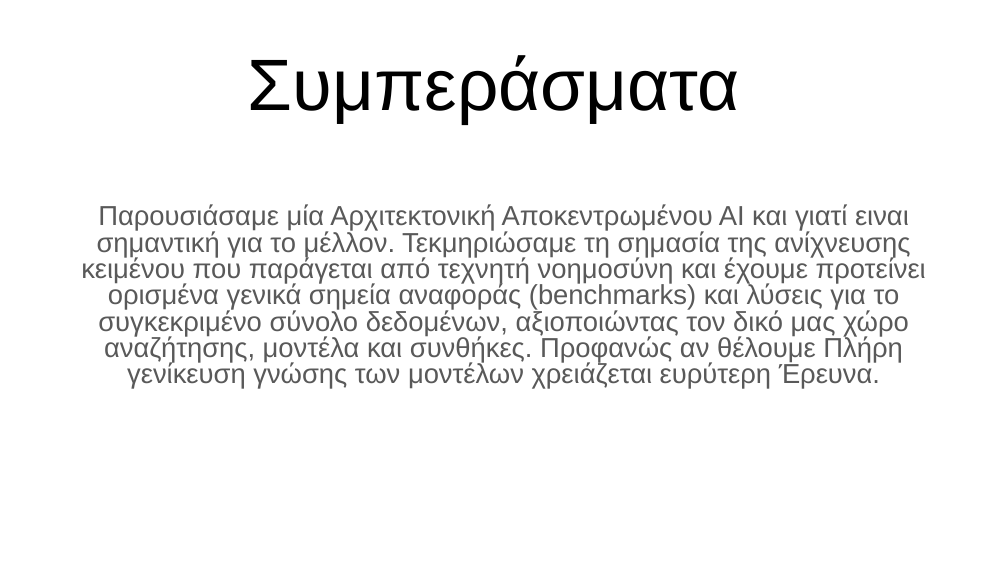
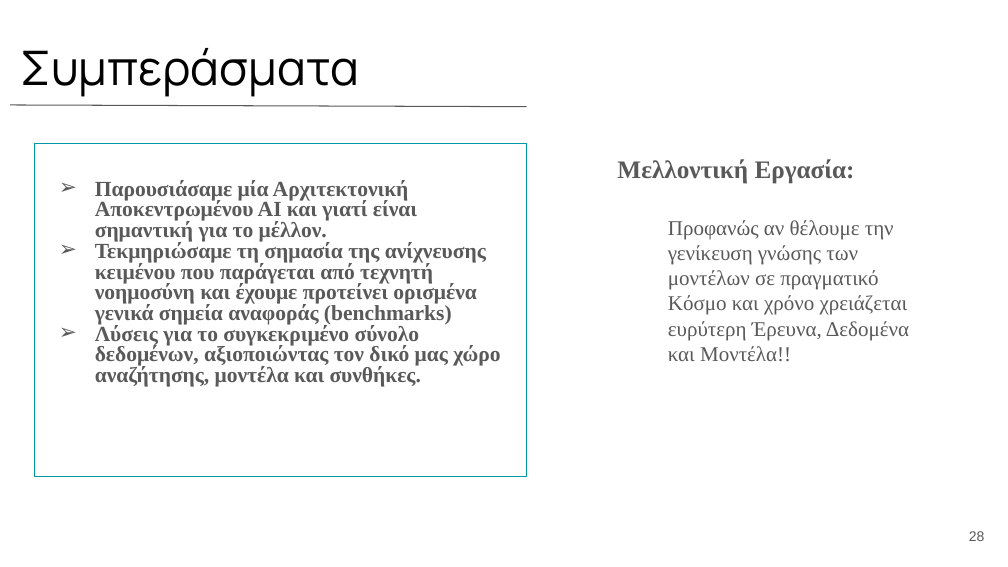
Before and after one commit to MwkosP/Mining-Intelligence, a slide deck: slide 28 of Thesis_Presentation_Panagiotis_Mokos.pptx (slide 35 before the commit). Drawn at 1008x567 pixels with LibreOffice and Linux fonts; fonts in the diff are those of the drawing. Boxes give left, top, right and bottom in pixels: in the first picture for what was removed or moved away, otherwise in the second. Text is boxed around its words. In the diff, an @@ line names an element or a change of style, - is before the commit and + after.

Commit message:
new pptx

```diff
--- a/Thesis_Presentation_Panagiotis_Mokos.pptx
+++ b/Thesis_Presentation_Panagiotis_Mokos.pptx
@@ title "Συμπεράσματα": place and size @@
-title "Συμπεράσματα" at bbox=[248, 55, 739, 124]
+title "Συμπεράσματα" at bbox=[20, 48, 359, 97]
@@ title "Συμπεράσματα" at bbox=[20, 48, 359, 97]: size 52 to 34 pt, font Arial to Manrope; alignment centre to left @@
@@ line added from (10, 105) to (526, 107), #595959 0.75 pt @@
@@ subtitle "Παρουσιάσαμε μία Αρχιτεκτονική Αποκεντρωμένου ΑΙ ...": place and size @@
-subtitle "Παρουσιάσαμε μία Αρχιτεκτονική Αποκεντρωμένου ΑΙ ..." at bbox=[81, 204, 926, 389]
+subtitle "Παρουσιάσαμε μία Αρχιτεκτονική Αποκεντρωμένου ΑΙ ..." at bbox=[34, 144, 526, 477]
@@ subtitle "Παρουσιάσαμε μία Αρχιτεκτονική Αποκεντρωμένου ΑΙ ..." at bbox=[34, 144, 526, 477]: outline none to #0097A7 0.75 pt @@
@@ text added at bbox=[617, 159, 909, 362], 15 pt, text #595959 @@
+Μελλοντική Εργασία:
+Προφανώς αν θέλουμε την γενίκευση γνώσης των μοντέλων σε πραγματικό Κόσμο και χρόνο χρειάζεται ευρύτερη Έρευνα, Δεδομένα και Μοντέλα!!
@@ subtitle at bbox=[95, 180, 500, 387]: text changed; size 19.6 to 15.4 pt; font Arial to Times New Roman; bold on @@
-Παρουσιάσαμε μία Αρχιτεκτονική Αποκεντρωμένου ΑΙ και γιατί ειναι σημαντική για το μέλλον. Τεκμηριώσαμε τη σημασία της ανίχνευσης κειμένου που παράγεται από τεχνητή νοημοσύνη και έχουμε προτείνει ορισμένα γενικά σημεία αναφοράς (benchmarks) και λύσεις για το συγκεκριμένο σύνολο δεδομένων, αξιοποιώντας τον δικό μας χώρο αναζήτησης, μοντέλα και συνθήκες. Προφανώς αν θέλουμε Πλήρη γενίκευση γνώσης των μοντέλων χρειάζεται ευρύτερη Έρευνα.
+➢ Παρουσιάσαμε μία Αρχιτεκτονική Αποκεντρωμένου ΑΙ και γιατί είναι σημαντική για το μέλλον.
+➢ Τεκμηριώσαμε τη σημασία της ανίχνευσης κειμένου που παράγεται από τεχνητή νοημοσύνη και έχουμε προτείνει ορισμένα γενικά σημεία αναφοράς (benchmarks)
+➢ Λύσεις για το συγκεκριμένο σύνολο δεδομένων, αξιοποιώντας τον δικό μας χώρο αναζήτησης, μοντέλα και συνθήκες.
@@ page number added at bbox=[969, 531, 985, 541], 10 pt, text #595959 @@
+28
```
Also in this commit, not shown: 10 other slides changed, 18 slides added, 25 slides removed.
